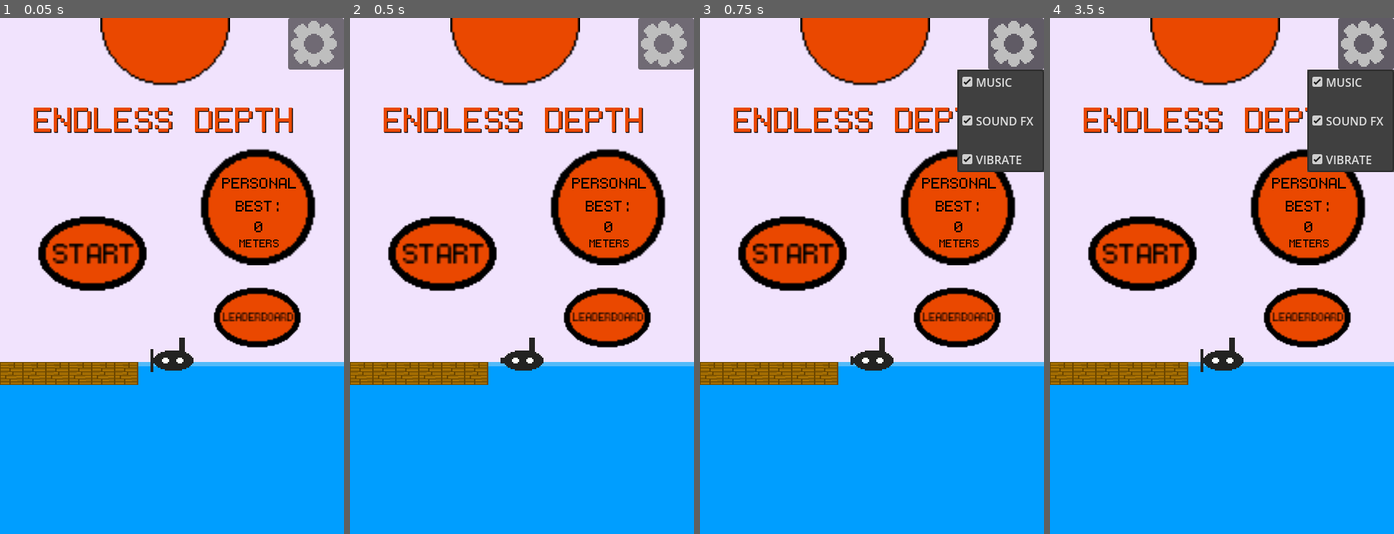
Above: before the commit, frames 1-4 (left to right).
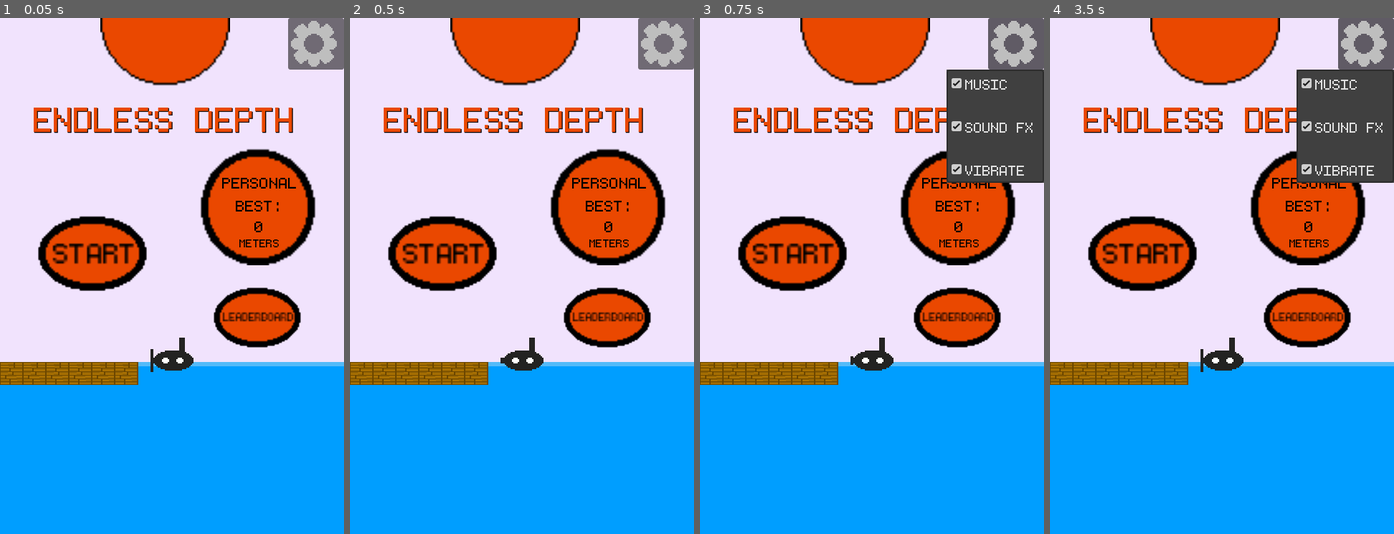
Above: after the commit, the same moments.

Repository: seb-navarro/Endless_Depth
Game: Godot game, scene res://Menu/Menu.tscn
Same seed, same stepped clock (60 frames per second), same inputs: the game is played once before the commit and once after it.
Inputs (mouse positions are in pixels of both pictures, inside the frame that each line leads up to):
- Up to frame 1 (0.05 s): no input
- Up to frame 2 (0.5 s): no input
- Up to frame 3 (0.75 s): click (1016, 43) at 0.5 s
- Up to frame 4 (3.5 s): tap Enter at 1.25, 2.75 s; hold D (move_right) 1.28-2.03 s; tap Space at 2 s; hold A (move_left) 2.03-2.78 s; hold D (move_right) from 2.78 s (still down)

Frames 1-2 are identical in both runs. In frame 3, 2.0% of the frame differs, in the area x 71-100%, y 10-32%; in frame 4, 2.0%.

Commit message:
Finished settings menu

Diff:
--- a/Menu/Menu.tscn
+++ b/Menu/Menu.tscn
@@ -129,6 +129,10 @@
 "fade_out": SubResource("Animation_4p5jg")
 }
 
+[sub_resource type="Theme" id="Theme_7tnxk"]
+default_font = ExtResource("7_h5yxf")
+default_font_size = 32
+
 [node name="Menu" type="Control"]
 layout_mode = 3
 anchors_preset = 15
@@ -396,7 +400,7 @@
 vertical_alignment = 1
 
 [node name="LeaderboardTimer" type="Timer" parent="LeaderboardButton"]
-wait_time = 0.25
+wait_time = 0.5
 one_shot = true
 
 [node name="Settings" type="MenuButton" parent="."]
@@ -407,7 +411,7 @@
 offset_left = -78.0
 offset_bottom = 38.0
 grow_horizontal = 0
-theme_override_fonts/font = ExtResource("7_h5yxf")
+theme = SubResource("Theme_7tnxk")
 icon = ExtResource("26_8urww")
 flat = false
 item_count = 5
@@ -432,3 +436,4 @@
 [connection signal="timeout" from="Fade/FadeTimer" to="." method="_on_animation_timer_timeout"]
 [connection signal="released" from="LeaderboardButton" to="." method="_on_leaderboard_button_released"]
 [connection signal="timeout" from="LeaderboardButton/LeaderboardTimer" to="." method="_on_leaderboard_timer_timeout"]
+[connection signal="pressed" from="Settings" to="." method="_on_settings_pressed"]
--- a/Menu/menu.gd
+++ b/Menu/menu.gd
@@ -4,6 +4,7 @@
 var movement = 200
 var popup_menu
 var music_loop
+var keep_open
 
 # Called when the node enters the scene tree for the first time.
 func _ready() -> void:
@@ -11,6 +12,7 @@
 	if Global.previous_scene != "leaderboard" and Global.music == true:
 		BackgroundMusic.play()
 	$Subamrine.play("subamrine_menu")
+	keep_open = false
 	pressed = false
 	$Fade/ColorRect.visible = false
 	$PersonalBestTexture/PersonalBestValue.text = str(Global.high_score)
@@ -30,6 +32,8 @@
 
 	if Global.vibrate == false:
 		popup_menu.set_item_checked(4, false)
+
+	popup_menu.hide_on_checkable_item_selection = false
 
 # Called every frame. 'delta' is the elapsed time since the previous frame.
 func _process(delta: float) -> void:
@@ -115,6 +119,7 @@
 		popup_menu.set_item_checked(index, true)
 
 
+
 # Timer is used so button sound can be heard before switching to new scene
 func _on_leaderboard_timer_timeout() -> void:
 	Global.previous_scene = "menu"
Not shown: 1 places in Menu/Menu.tscn that only renumber resources
Not shown, changed: addons/quiver_leaderboards/leaderboard_ui.tscn
